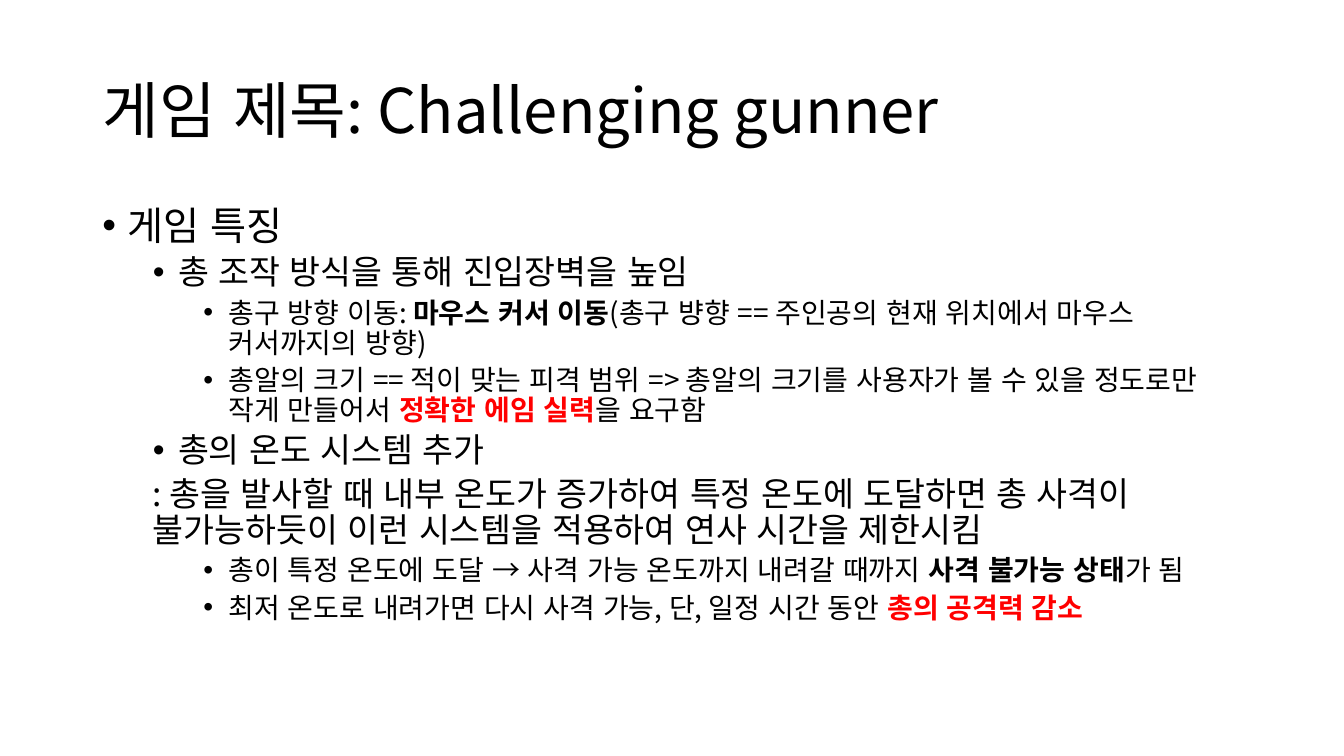
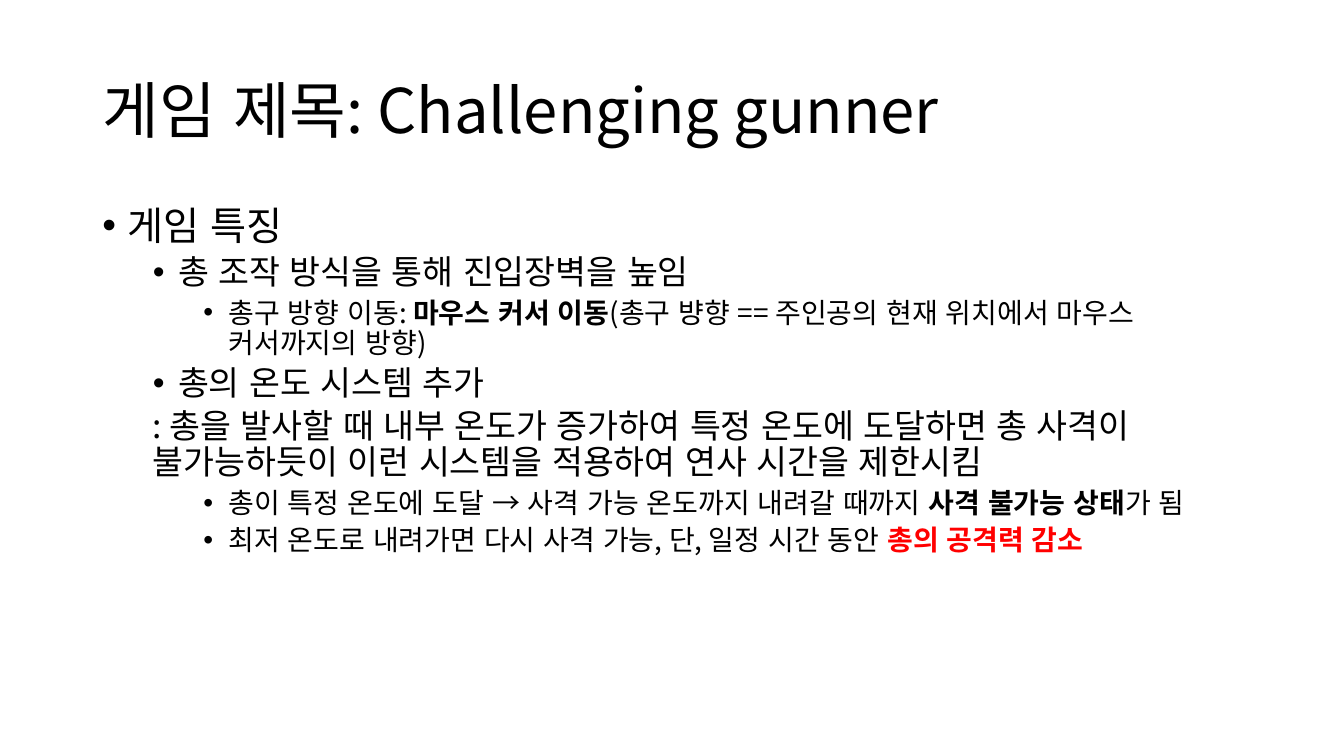
Before and after one commit to songhwoo11-lab/2D_PROJECT, a slide deck: slide 3 of first project/2D 게임 프로그래밍 기말 프로젝트 기획서.pptx. Drawn at 1344x756 pixels with LibreOffice and Linux fonts; fonts in the diff are those of the drawing. Boxes give left, top, right and bottom in pixels: in the first picture for what was removed or moved away, otherwise in the second. Text is boxed around its words. In the diff, an @@ line names an element or a change of style, - is before the commit and + after.

```diff
--- a/first project/2D 게임 프로그래밍 기말 프로젝트 기획서.pptx
+++ b/first project/2D 게임 프로그래밍 기말 프로젝트 기획서.pptx
@@ text at (x1=228, y1=366, x2=1197, y2=423): paragraph removed @@
-    • 총알의 크기 == 적이 맞는 피격 범위 => 총알의 크기를 사용자가 볼 수 있을 정도로만 작게 만들어서 정확한 에임 실력을 요구함
```
Also in this commit, not shown: 1 other file.
